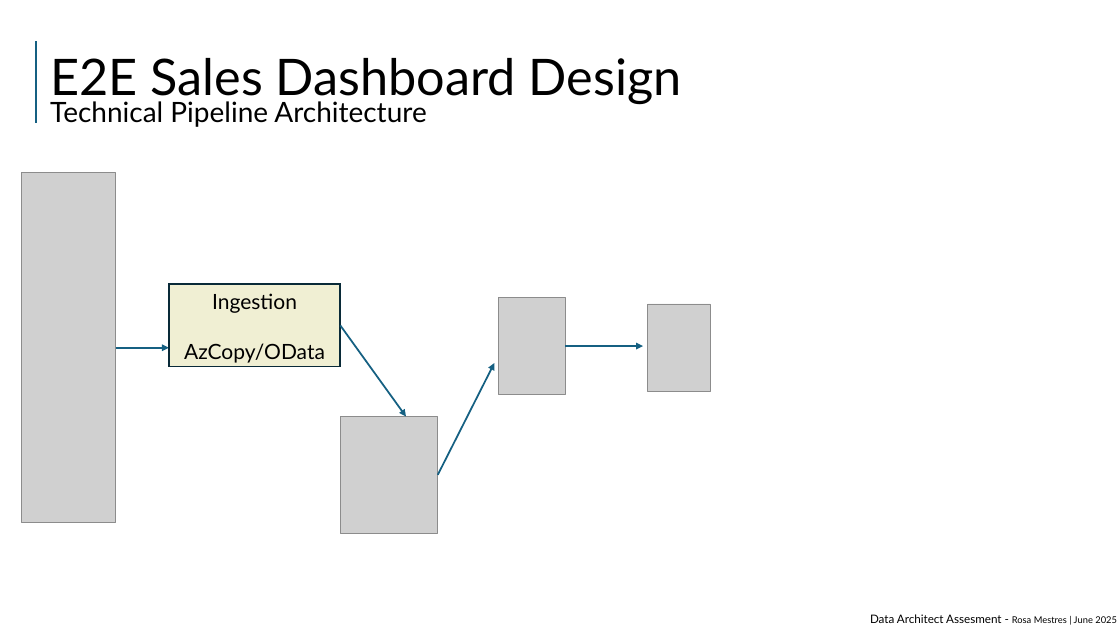
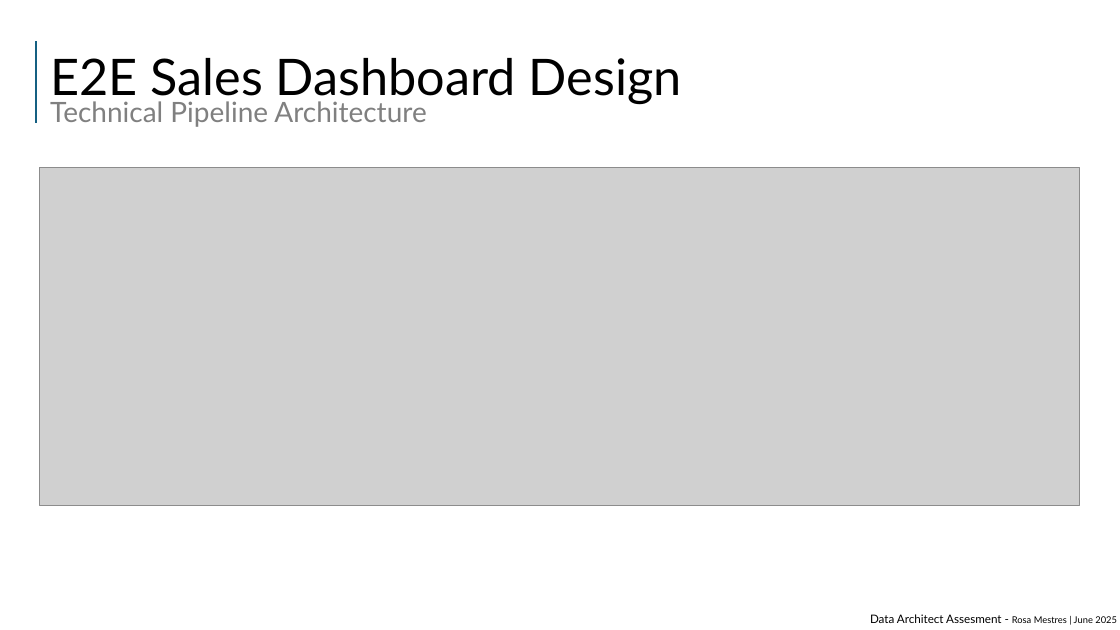
Before and after one commit to rmhuoc/etl_assesment, a slide deck: slide 9 of PyETL/ppt/data_architect_assesment_v1_copy.pptx (slide 7 before the commit). Drawn at 1120x630 pixels with LibreOffice and Linux fonts; fonts in the diff are those of the drawing; grey boxes stand for pictures. Boxes give left, top, right and bottom in pixels: in the first picture for what was removed or moved away, otherwise in the second. Text is boxed around its words. In the diff, an @@ line names an element or a change of style, - is before the commit and + after.

```diff
--- a/PyETL/ppt/data_architect_assesment_v1_copy.pptx
+++ b/PyETL/ppt/data_architect_assesment_v1_copy.pptx
@@ text "E2E Sales Dashboard Design Technical ..." at (50,58,682,127): text colour #000000 to #808080 in "Technical Pipeline Architecture" @@
@@ picture removed at (22,173,116,523) @@
@@ picture added at (39,167,1080,505) @@
@@ rectangle removed at (169,285,340,367) @@
@@ text removed at (184,293,325,363) @@
-Ingestion
-AzCopy/OData
@@ picture removed at (498,297,565,395) @@
@@ arrow removed from (340, 326) to (406, 417) @@
@@ picture removed at (648,304,710,392) @@
@@ arrow removed from (116, 348) to (169, 348) @@
@@ arrow removed from (565, 346) to (644, 346) @@
@@ arrow removed from (438, 475) to (495, 363) @@
@@ picture removed at (340,417,438,534) @@
```
Also in this commit, not shown: 7 other slides changed, 2 slides added, 1 other file.
